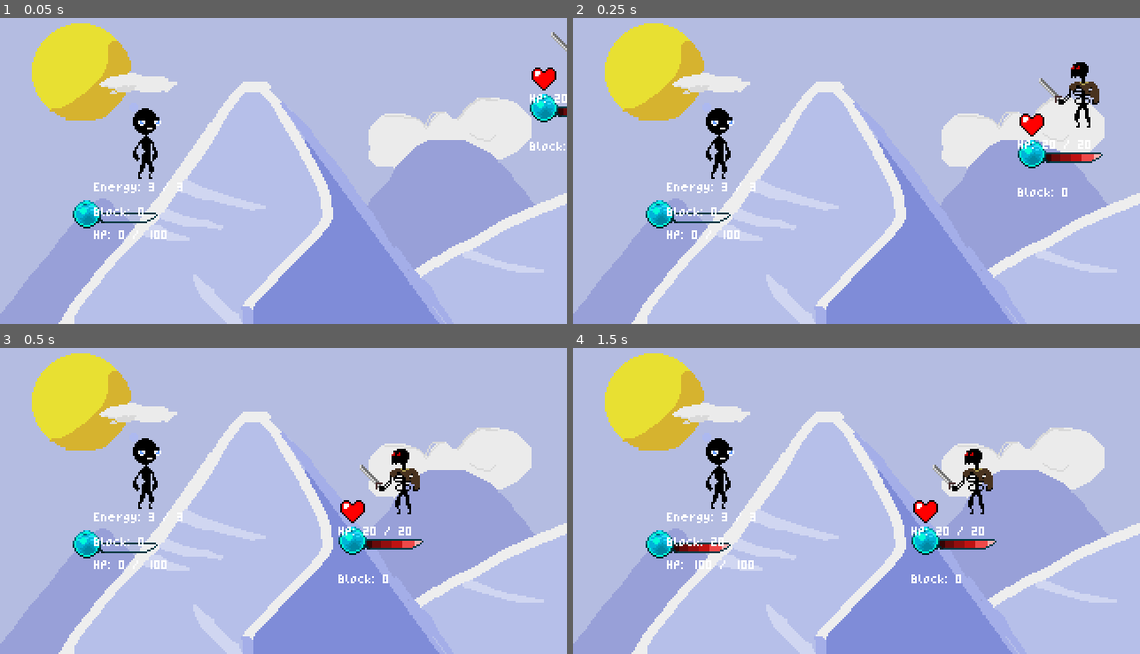
Above: before the commit, frames 1-4 (two rows, left to right).
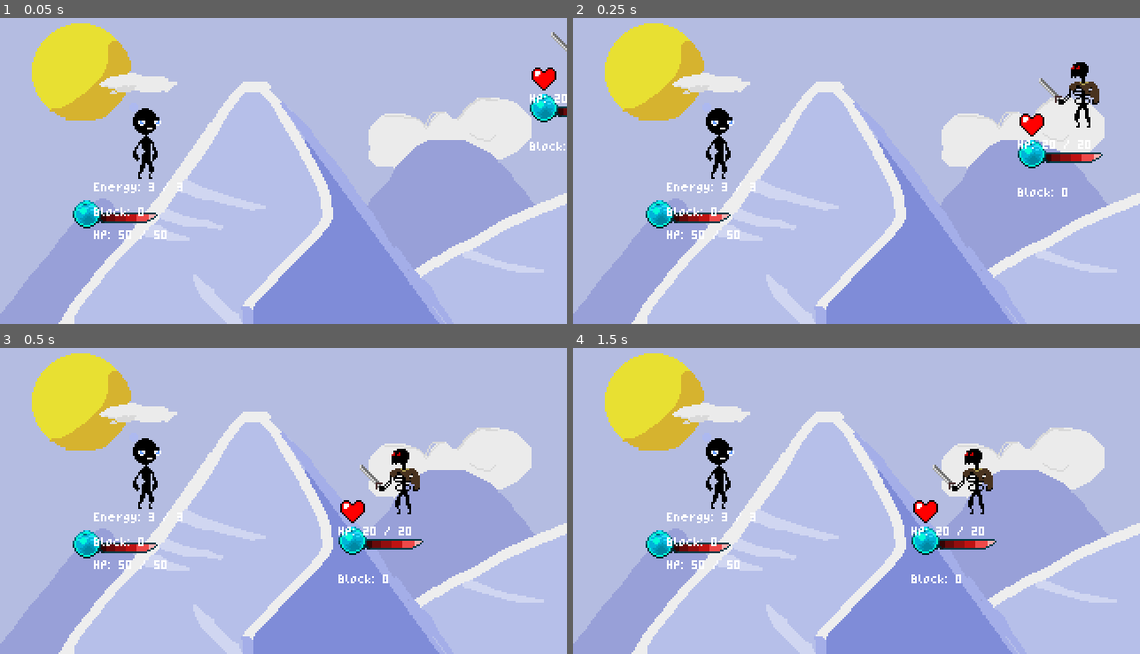
Above: after the commit, the same moments.

Repository: Morph1s/Psychopompos
Game: Godot game, scene res://scenes/encounters/battle.tscn
The game is run twice, just before and just after one commit, with the same random seed, the same clock (stepped at 60 frames per second) and the same inputs. This scene is started directly instead of the project's main scene.
Inputs (mouse positions are in pixels of both pictures, inside the frame that each line leads up to):
- Up to frame 1 (0.05 s): no input
- Up to frame 2 (0.25 s): no input
- Up to frame 3 (0.5 s): no input
- Up to frame 4 (1.5 s): move the mouse to (964, 479) at 0.52 s; click (964, 479) at 0.6 s; tap Enter at 1.25 s; move the mouse to (856, 458) at 1.27 s; right-click (856, 458) at 1.35 s; click (856, 458) at 1.42 s

The runs differ from the first frame. In frame 1, 0.2% of the frame differs, in the area x 17-29%, y 64-73%; in frame 2, 0.2%; in frame 3, 0.2%; in frame 4, 0.1%.

Commit message:
136 Initialize Hud at start of combat closes #136

Diff:
--- a/scripts/characters/player.gd
+++ b/scripts/characters/player.gd
@@ -26,22 +26,24 @@
 	effect_handler._on_unit_turn_end()
 
 func initialize() -> void:
-	stats.initialize()
+
 
 	# Connecting Signals
 	stats.died.connect(_on_died)
 	stats.energy_changed.connect(_on_energy_changed)
 	stats.hitpoints_changed.connect(_on_hitpoints_changed)
 	stats.block_changed.connect(_on_block_changed)
+	stats.initialize()
 
 	effect_handler.initialize(self)
 	EventBusHandler.player_played_attack.connect(effect_handler._on_unit_played_attack)
 
 	await get_tree().create_timer(1).timeout
 
-	stats.maximum_hitpoints = 100
-	stats.current_hitpoints = 100
-	stats.block = 20
+
+
+
+
 
 func get_attacked(damage_amount: int) -> void:
 	take_damage(damage_amount)
--- a/scripts/enemy/enemy.gd
+++ b/scripts/enemy/enemy.gd
@@ -18,7 +18,7 @@
 var rng: RandomNumberGenerator = RandomNumberGenerator.new()
 
 func initialize() -> void:
-	stats.initialize()
+
 	stats.set_modifier_handler(modifier_handler)
 	image.texture = stats.enemy_sprite
 	shape.shape.size = image.texture.get_size()
@@ -29,8 +29,8 @@
 	stats.block_changed.connect(_on_block_changed)
 	stats.died.connect(_on_died)
 
-	_on_hitpoints_changed(stats.current_hitpoints, stats.maximum_hitpoints)
-	_on_block_changed(stats.block)
+	stats.initialize()
+
 
 	effect_handler.initialize(self)
 
